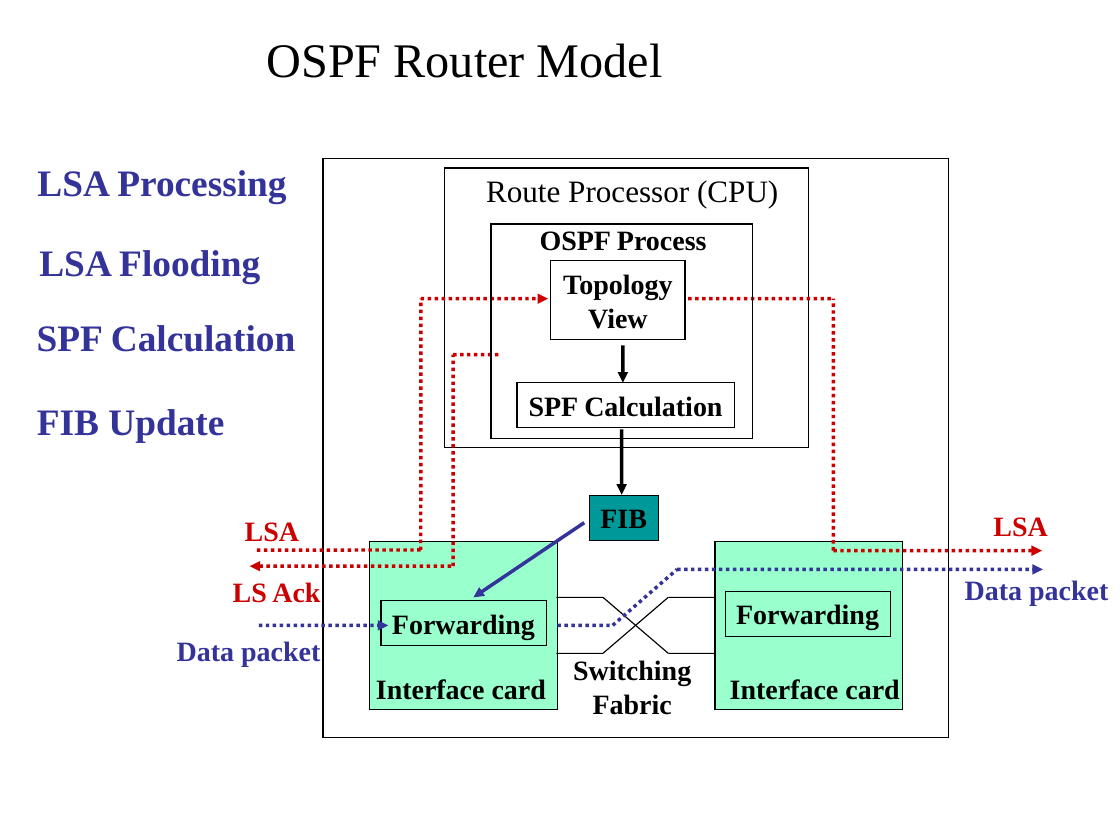
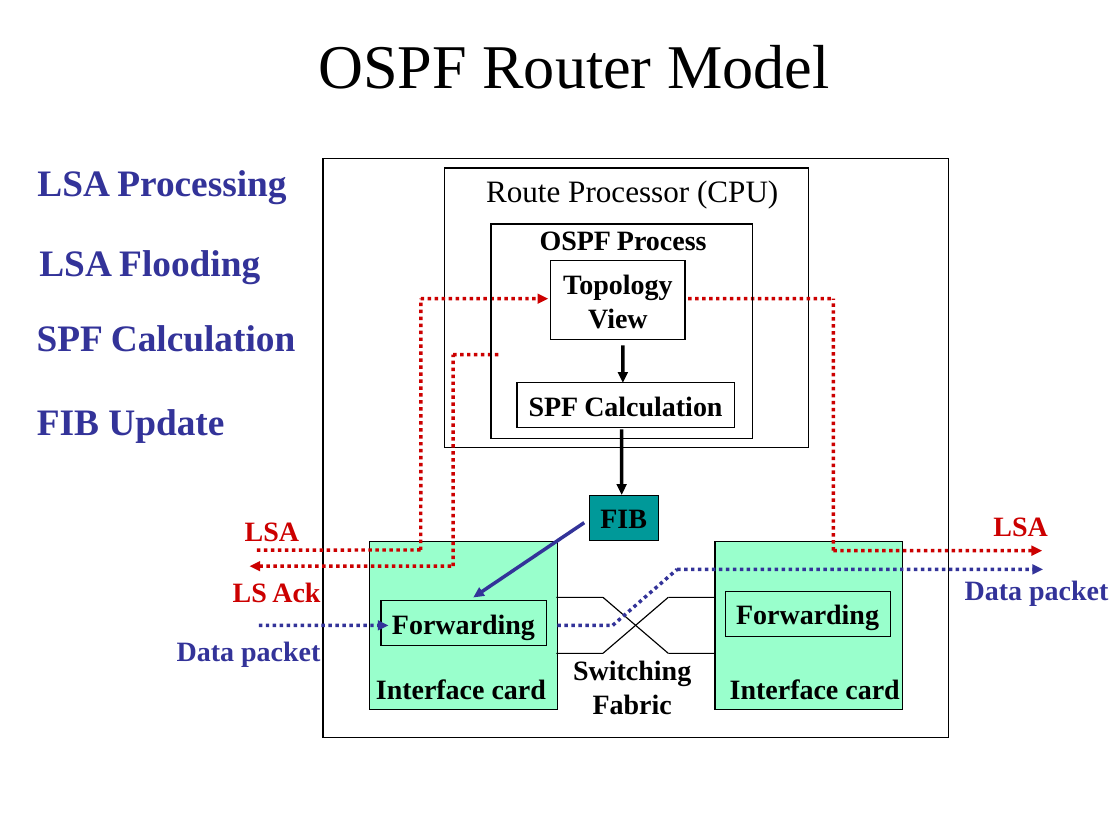
Before and after one commit to speedstermich/Computer-Network, a slide deck: slide 92 of 路由协议2019.ppt. Drawn at 1120x840 pixels with LibreOffice and Linux fonts; fonts in the diff are those of the drawing. Boxes give left, top, right and bottom in pixels: in the first picture for what was removed or moved away, otherwise in the second. Text is boxed around its words. In the diff, an @@ line names an element or a change of style, - is before the commit and + after.

```diff
--- a/路由协议2019.ppt
+++ b/路由协议2019.ppt
@@ text "OSPF Router Model" at bbox=[318, 44, 829, 89]: size 31 to 40 pt; line spacing 0.8 to 1 @@
```
Also in this commit, not shown: 6 other slides changed, 1 other file.
